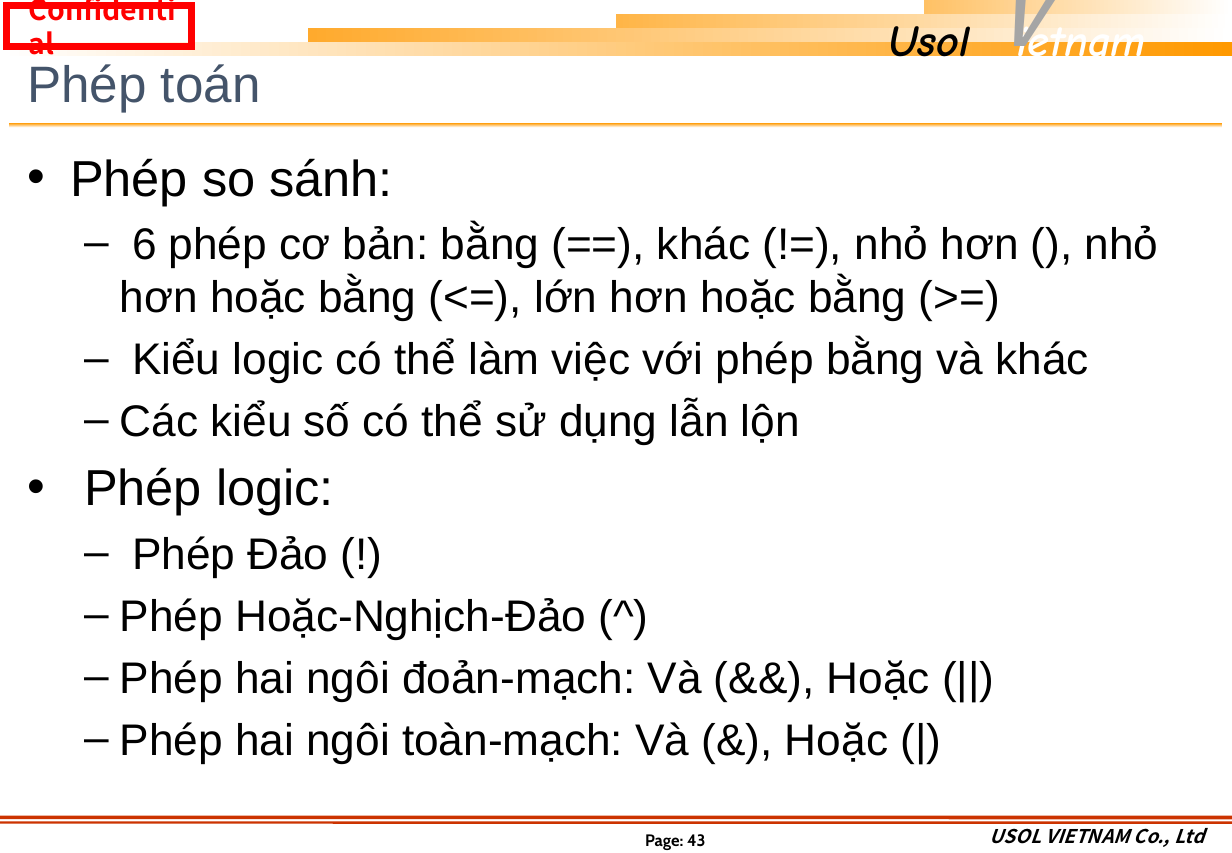
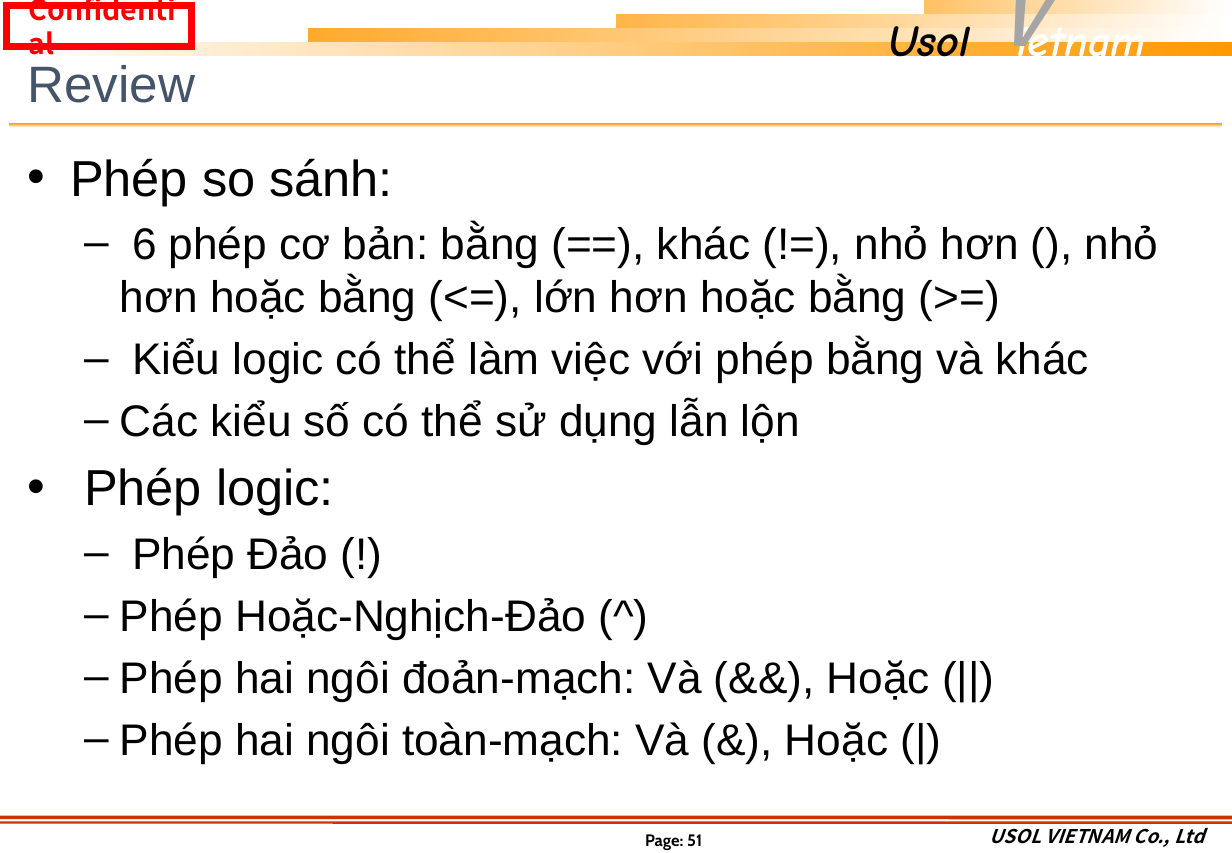
Before and after one commit to khuongmaingoc/javaDoc, a slide deck: slide 51 of Java_Week1.pptx (slide 43 before the commit). Drawn at 1232x853 pixels with LibreOffice and Linux fonts; fonts in the diff are those of the drawing; background and template pictures are left out. Boxes give left, top, right and bottom in pixels: in the first picture for what was removed or moved away, otherwise in the second. Text is boxed around its words. In the diff, an @@ line names an element or a change of style, - is before the commit and + after.

```diff
--- a/Java_Week1.pptx
+++ b/Java_Week1.pptx
@@ title at (27,65,195,103): text changed @@
-Phép toán
+Review
@@ page number at (645,834,702,850): text changed @@
-Page: 43
+Page: 51
```
Also in this commit, not shown: 9 slides added, 1 slide removed, 1 other file.
